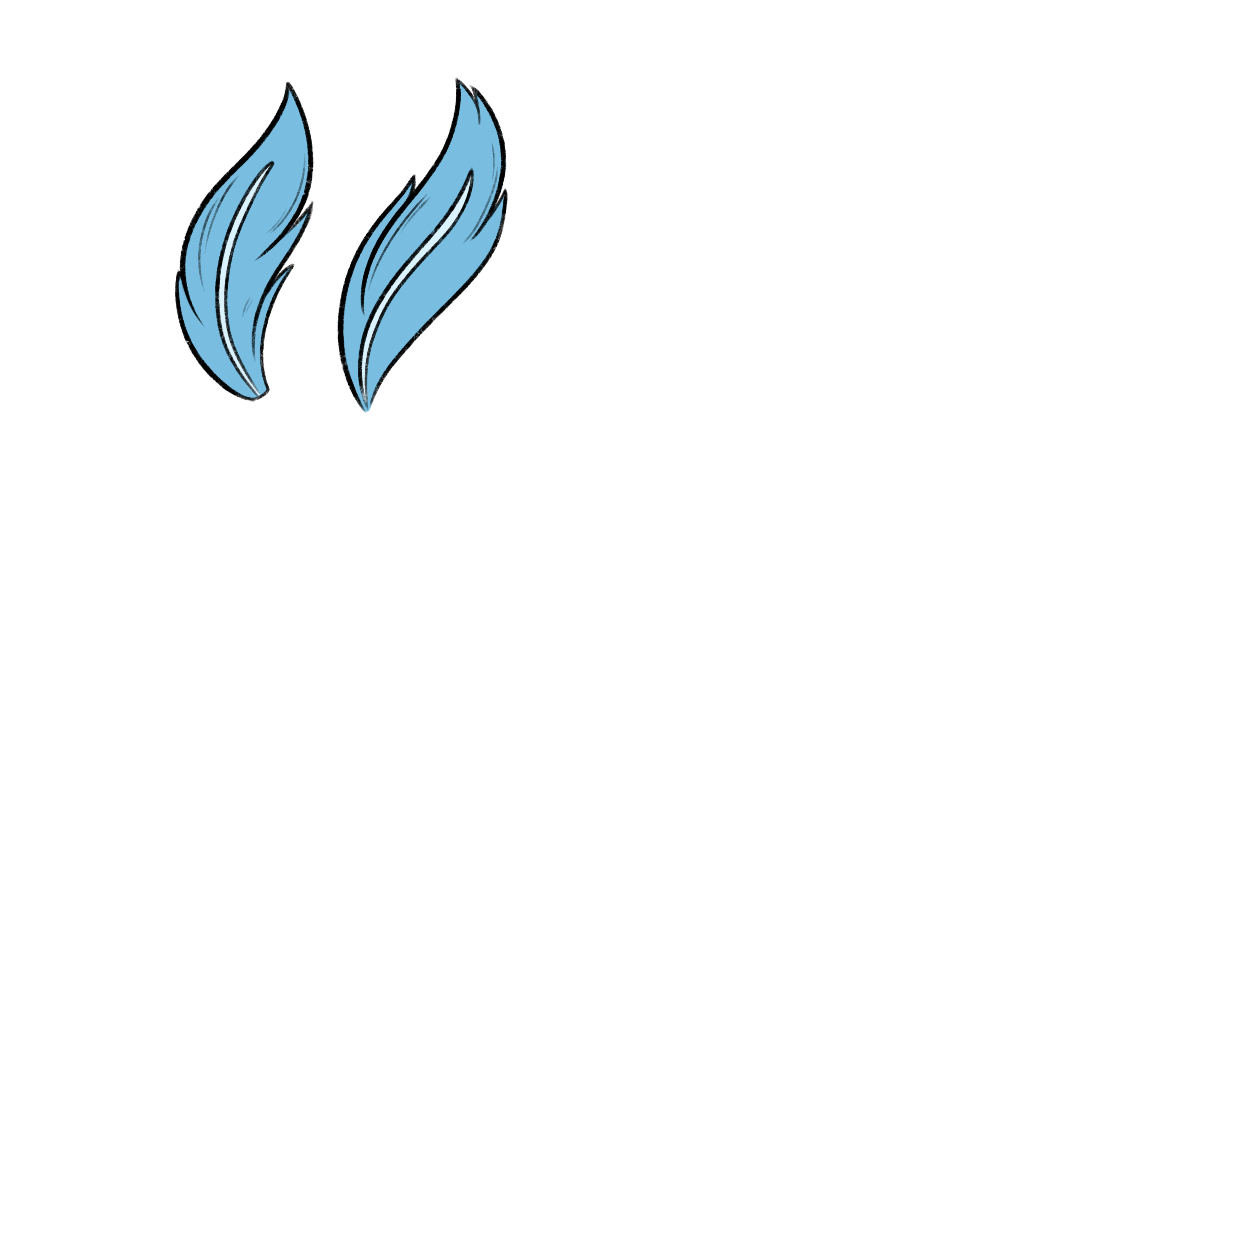
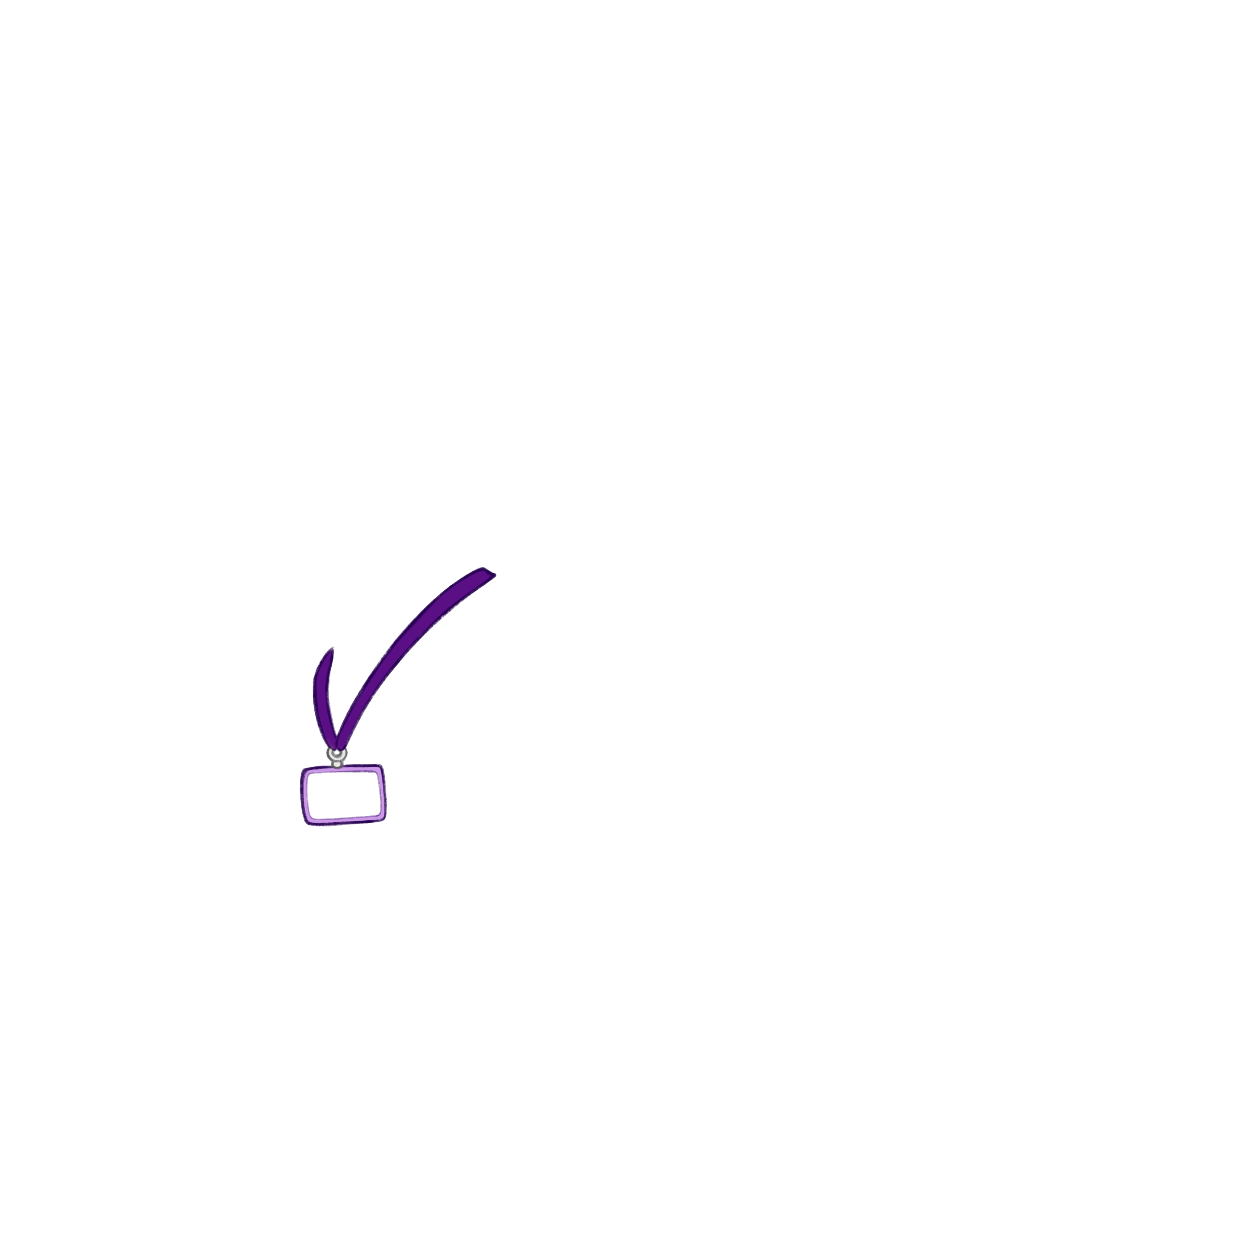
The second (1250, 1250) image is a revision of the first. Changes to its layers:
added group "Lanyard" with 5 layers above "Prosthetic" over box(299, 566, 497, 827)
added layer "Dont Change" in group "Lanyard" over box(322, 746, 356, 771)
added layer "Lines" (1st of 2, in "Lanyard") in group "Lanyard" over box(299, 566, 497, 827)
added layer "Do Not Change" in group "Lanyard" over box(306, 747, 382, 820)
added layer "Dark" (1st of 2, in "Lanyard") in group "Lanyard" over box(312, 566, 497, 754)
added layer "Regular" in group "Lanyard" over box(301, 568, 494, 825)
hid group "MothFluff" (8 layers) over box(175, 76, 508, 413)
painted on "Layer160" over box(175, 81, 314, 402)
painted on "Layer159" over box(217, 162, 273, 397)
painted on "Layer158" over box(176, 88, 311, 401)
painted on "Layer157" over box(337, 77, 508, 413)
painted on "Layer156" over box(359, 172, 474, 404)
painted on "Layer155" over box(340, 81, 508, 413)